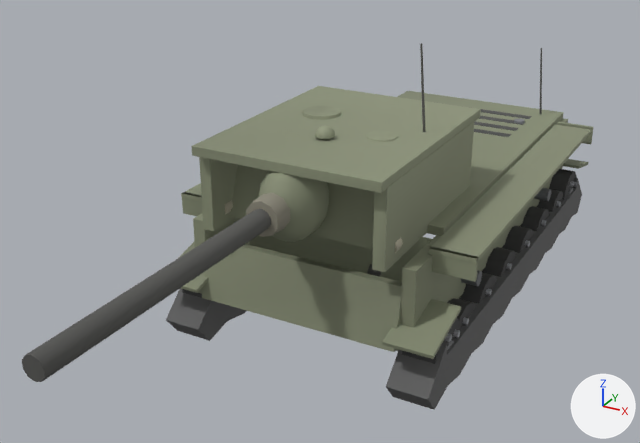
Before and after pictures for a commit that changed the glTF model client/assets/models/isu152.glb.
Camera for both pictures: a camera (50 mm lens) standing at (5.04, -11.99, 6.53) and looking at (-0.27, -2.34, 1.7). The axes (+X, +Y, +Z) are drawn at lower right. The lights are the same throughout. The first picture is the older version. Where no turn or scale is listed for an object, it has been applied to the vertices. Vertices at exactly the same position are counted once.

Objects in the first picture: 'barrel', 'glacis', 'hullSide', 'hullTop', 'lowerPlate', 'mantlet', 'tracks', 'turretRoof', 'turretSide', 'wheel10', 'wheel11' and 8 more.
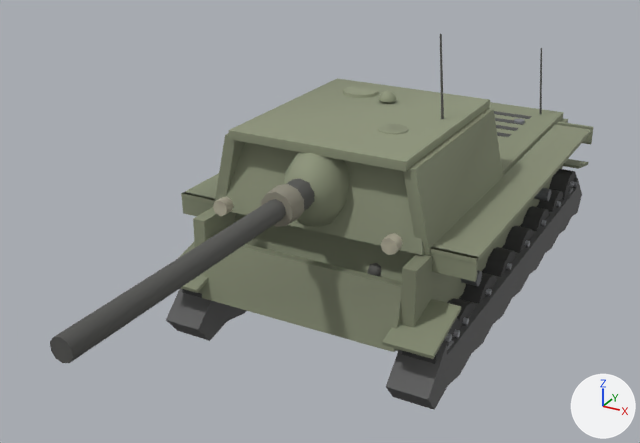
What differs and where, as boxes [x1, y1, x2, y2] in the pictures (640 x 443 px; the box of a moved part takes in the faces that stretch with it):
```json
{"object": "turretRoof", "change": "reshaped", "before": [191, 43, 481, 193], "after": [229, 34, 490, 172], "on screen": "10% narrower, 8% shorter"}
{"object": "mantlet", "change": "reshaped", "before": [230, 165, 374, 249], "after": [219, 142, 424, 255]}
{"object": "turretSide", "change": "reshaped", "before": [199, 122, 474, 272], "after": [215, 108, 503, 255]}
{"object": "barrel", "change": "moved", "before": [22, 193, 290, 382], "after": [50, 179, 314, 363]}
{"part": 1, "of": "me_mesh_22", "change": "rebuilt", "before": [230, 165, 374, 249], "after": [219, 142, 424, 255]}
{"part": 2, "of": "me_mesh_22", "change": "added", "after": [284, 152, 350, 227], "on screen": "green"}
{"part": 3, "of": "me_mesh_22", "change": "deleted", "before": [259, 171, 329, 242], "on screen": "green"}
{"part": 4, "of": "me_mesh_23", "change": "rebuilt", "before": [199, 157, 238, 231], "after": [215, 133, 245, 201]}
{"part": 5, "of": "me_mesh_23", "change": "rebuilt", "before": [372, 122, 474, 272], "after": [403, 109, 503, 255]}
{"part": 6, "of": "me_mesh_24", "change": "moved or reshaped", "before": [191, 86, 481, 193], "after": [229, 78, 490, 172]}
{"part": 7, "of": "me_mesh_24", "change": "moved or reshaped", "before": [302, 106, 341, 120], "after": [343, 86, 379, 98]}
{"part": 8, "of": "me_mesh_24", "change": "moved or reshaped", "before": [315, 125, 335, 139], "after": [379, 91, 396, 102]}
{"part": 9, "of": "me_mesh_24", "change": "moved or reshaped", "before": [420, 43, 426, 132], "after": [440, 34, 444, 119]}
```

Scene script edits in JSON lines:
```json
{"block": "me_mesh_22", "where": "# used by ob_mantlet; location = (0.0, 0.0, 0.0)"}
{"op": "remove", "block": "me_mesh_22", "code": "me_mesh_22.from_pydata(...)  # 92 vertices, 152 faces; spans x -1.26..1.26, y -4.03..-2.67, z 1.86..2.98"}
{"op": "add", "block": "me_mesh_22", "code": "me_mesh_22.from_pydata(...)  # 59 vertices, 92 faces; spans x -1.5..1.5, y -3.39..-2.35, z 1.85..2.97"}
{"block": "me_mesh_22", "change": "me_mesh_22 part 1: the loose piece of 8 vertices spanning x -1.26..1.26, y -3.23..-2.67, z 1.86..2.93 is rebuilt with 8 vertices and now spans x -1.5..1.5, y -3.02..-2.52, z 1.85..2.88"}
{"block": "me_mesh_22", "change": "me_mesh_22 part 2: a new loose piece of 51 vertices spanning x -0.39..0.39, y -3.39..-2.35, z 1.92..2.97, in mat_mantlet_mat"}
{"block": "me_mesh_22", "change": "me_mesh_22 part 3: the loose piece of 84 vertices spanning x -0.39..0.39, y -4.03..-2.93, z 1.97..2.98 is deleted"}
{"block": "me_mesh_23", "where": "# used by ob_turretside; location = (0.0, 0.0, 0.0)"}
{"op": "remove", "block": "me_mesh_23", "code": "me_mesh_23.from_pydata(...)  # 16 vertices, 24 faces; spans x -1.28..1.28, y -3.6..-0.8, z 1.87..2.92"}
{"op": "add", "block": "me_mesh_23", "code": "me_mesh_23.from_pydata(...)  # 24 vertices, 36 faces; spans x -1.57..1.57, y -2.95..-0.08, z 1.85..2.94"}
{"block": "me_mesh_23", "change": "me_mesh_23 part 4: the loose piece of 8 vertices spanning x -1.28..-1.12, y -3.6..-0.8, z 1.87..2.92 is rebuilt with 8 vertices and now spans x -1.57..-1.18, y -2.95..-0.15, z 1.85..2.94"}
{"block": "me_mesh_23", "change": "me_mesh_23 part 5: the loose piece of 8 vertices spanning x 1.12..1.28, y -3.6..-0.8, z 1.87..2.92 is rebuilt with 8 vertices and now spans x 1.18..1.57, y -2.95..-0.15, z 1.85..2.94"}
{"block": "me_mesh_23", "change": "other edits to the shape of me_mesh_23 do not show in these pictures"}
{"block": "me_mesh_24", "where": "# used by ob_turretroof; location = (0.0, 0.0, 0.0)"}
{"op": "remove", "block": "me_mesh_24", "code": "me_mesh_24.from_pydata(...)  # 105 vertices, 184 faces; spans x -1.27..1.27, y -3.75..-0.55, z 2.87..4.17"}
{"op": "add", "block": "me_mesh_24", "code": "me_mesh_24.from_pydata(...)  # 105 vertices, 184 faces; spans x -1.24..1.24, y -3.01..-0.03, z 2.87..4.17"}
{"block": "me_mesh_24", "change": "me_mesh_24 part 6: the loose piece of 8 vertices spanning x -1.27..1.27, y -3.75..-0.55, z 2.91..3.03 is scaled about its middle by (0.969, 0.931, 1), then moved by (0.0, 0.63, 0.0)"}
{"block": "me_mesh_24", "change": "me_mesh_24 part 7: the loose piece of 22 vertices spanning x -0.81..-0.27, y -2.08..-1.52, z 3.01..3.07 is moved by (0.0, 1.2, 0.0)"}
{"block": "me_mesh_24", "change": "me_mesh_24 part 8: the loose piece of 41 vertices spanning x -0.13..0.13, y -2.83..-2.57, z 3.06..3.19 is moved by (0.0, 1.85, 0.0)"}
{"block": "me_mesh_24", "change": "me_mesh_24 part 9: the loose piece of 12 vertices spanning x 0.91..1.01, y -1.97..-1.83, z 2.87..4.17 is moved by (0.0, 0.63, 0.0)"}
{"block": "me_mesh_24", "change": "other edits to the shape of me_mesh_24 do not show in these pictures"}
{"op": "set", "path": "ob_barrel.location", "old": "(0.0, -3.45, 2.5)", "new": "(0.0, -3.13, 2.5)"}
```
